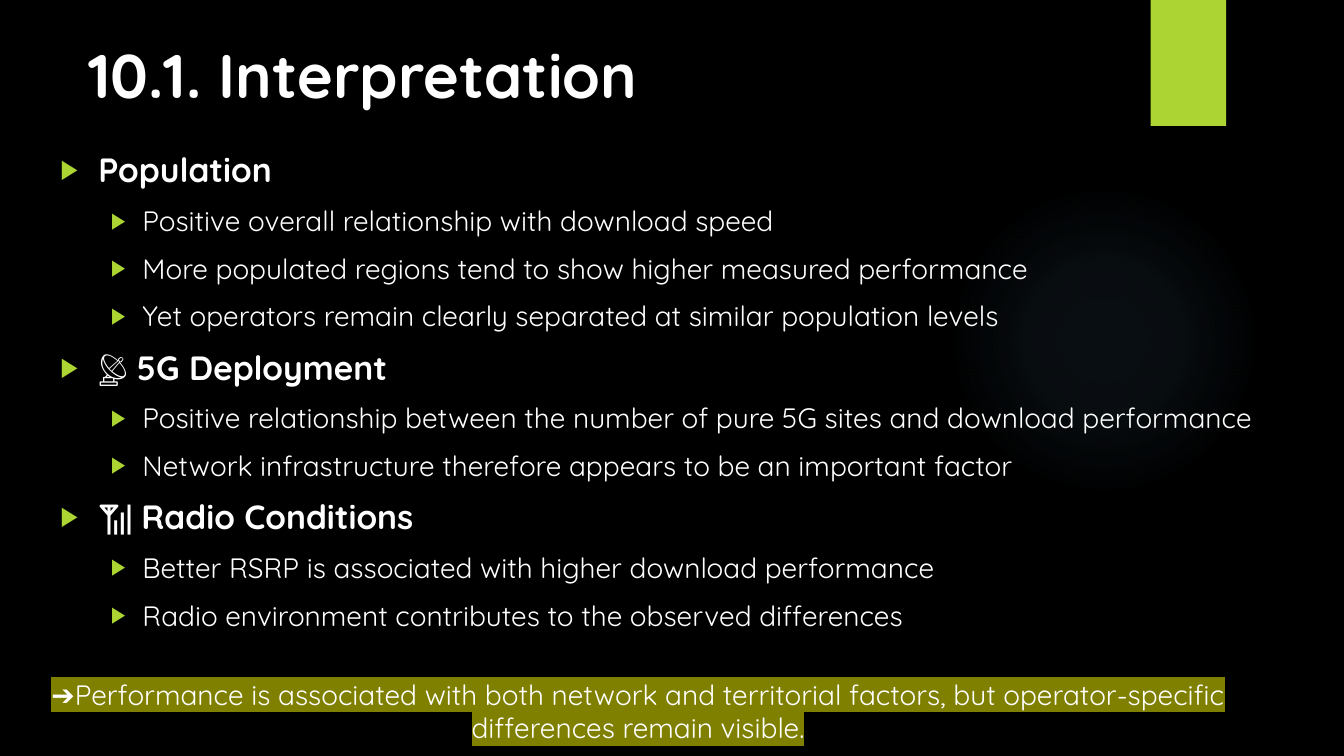
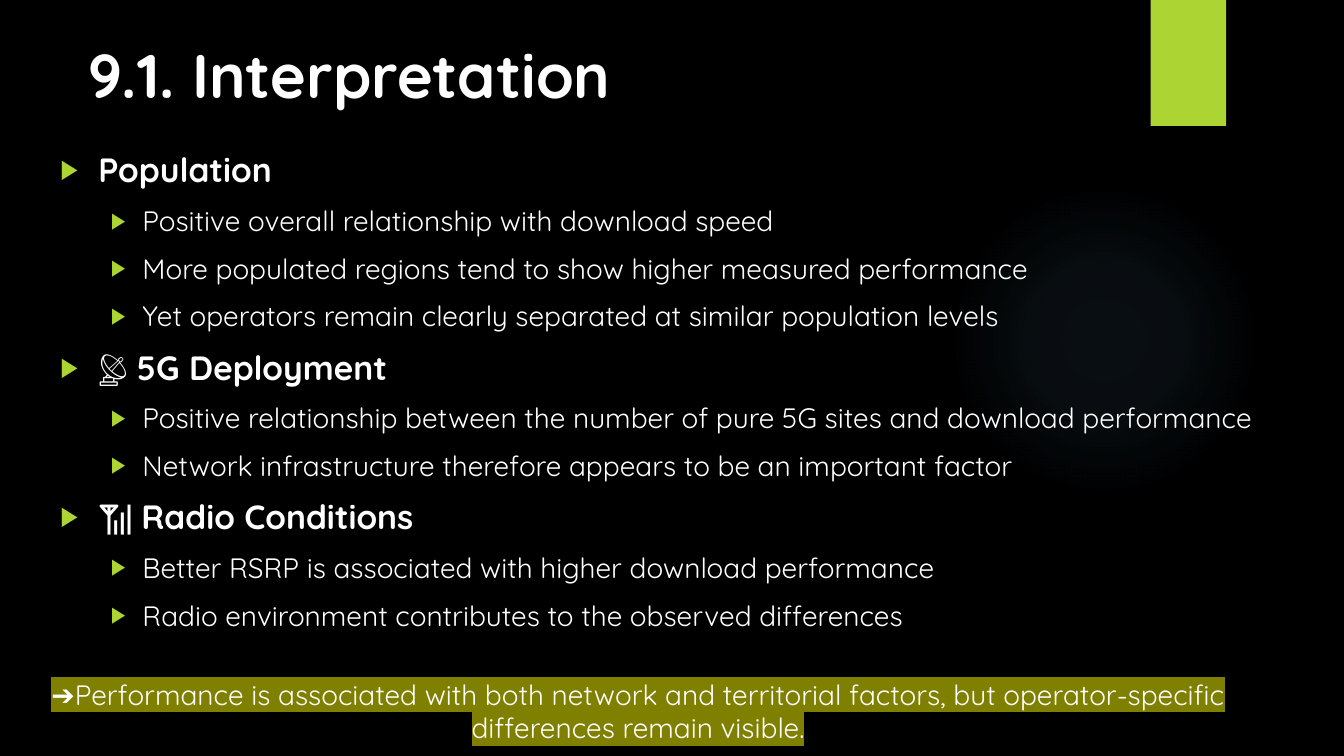
Before and after one commit to zidene306/RNCP-Project, a slide deck: slide 14 of RNCP_presentation_sept26.pptx. Drawn at 1344x756 pixels with LibreOffice and Linux fonts; fonts in the diff are those of the drawing; background and template pictures are left out. Boxes give left, top, right and bottom in pixels: in the first picture for what was removed or moved away, otherwise in the second. Text is boxed around its words. In the diff, an @@ line names an element or a change of style, - is before the commit and + after.

```diff
--- a/RNCP_presentation_sept26.pptx
+++ b/RNCP_presentation_sept26.pptx
@@ title at [88, 53, 610, 111]: text changed @@
-10.1. Interpretation
+9.1. Interpretation
```
Also in this commit, not shown: 13 other slides changed, 1 slide added, 13 other files.
